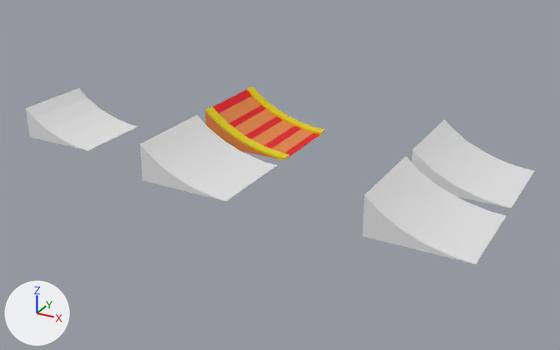
Two versions of the Blender file Modele/Ramps/Ramps.blend, one commit apart.
The view is the same before and after, from a camera (50 mm lens) standing at (8.36, -14.57, 6.42) and looking at (0.79, -0.82, -0.45). The axes (+X, +Y, +Z) are drawn at lower left. The lights are the same throughout.

The first picture shows 'Cube', 'Ramp', 'Ramp.001', 'RampCollider', 'RampCollider.001'.
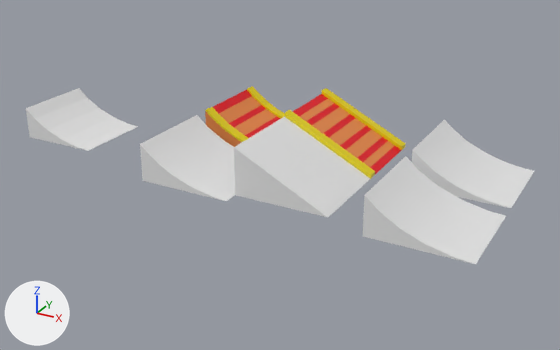
Patch to the scene script:
```diff
--- a/Modele/Ramps/Ramps.blend.py
+++ b/Modele/Ramps/Ramps.blend.py
@@ me_rampstraightcollider @@
+me_rampstraightcollider.from_pydata([(-1.0, -1.0, 0.0), (-1.0, -1.0, 1.0), (-1.0, 1.0, 0.0), (-1.0, 1.0, 1.0), (1.0, -1.0, 0.0), (1.0, 1.0, 0.0)], [], [(0, 1, 3, 2), (2, 3, 5), (4, 1, 0), (2, 5, 4, 0), (3, 1, 4, 5)])
@@ me_rampstraight @@
+me_rampstraight.from_pydata(...)  # 100 vertices, 89 faces; spans x -1.0..1.0, y -1.0..1.0, z 0.0..1.08
+# faces by material slot: [72, 11, 6]
+me_rampstraight.materials.append(mat_mat2)  # yellow #e7d300
+me_rampstraight.materials.append(mat_material_001)  # orange #e78744
+me_rampstraight.materials.append(mat_material_002)  # red #e70018
@@ ob_rampstraightcollider @@
+ob_rampstraightcollider = bpy.data.objects.new('RampStraightCollider', me_rampstraightcollider)
+ob_rampstraightcollider.location = (2.0, -2.0, 0.0)
@@ ob_rampstraight @@
+ob_rampstraight = bpy.data.objects.new('RampStraight', me_rampstraight)
+ob_rampstraight.location = (2.0, 0.0, 0.0)
```

What differs and where, as boxes [x1, y1, x2, y2] in the pictures (560 x 350 px):
'RampStraightCollider', added: after [234, 117, 370, 217]
'RampStraight', added: after [284, 88, 405, 179]
    faces in mat_material_001 (orange #e78744): [299, 99, 395, 167]
    faces in mat_mat2 (yellow #e7d300): [284, 88, 405, 179]
    faces in mat_material_002 (red #e70018): [293, 94, 401, 174]
